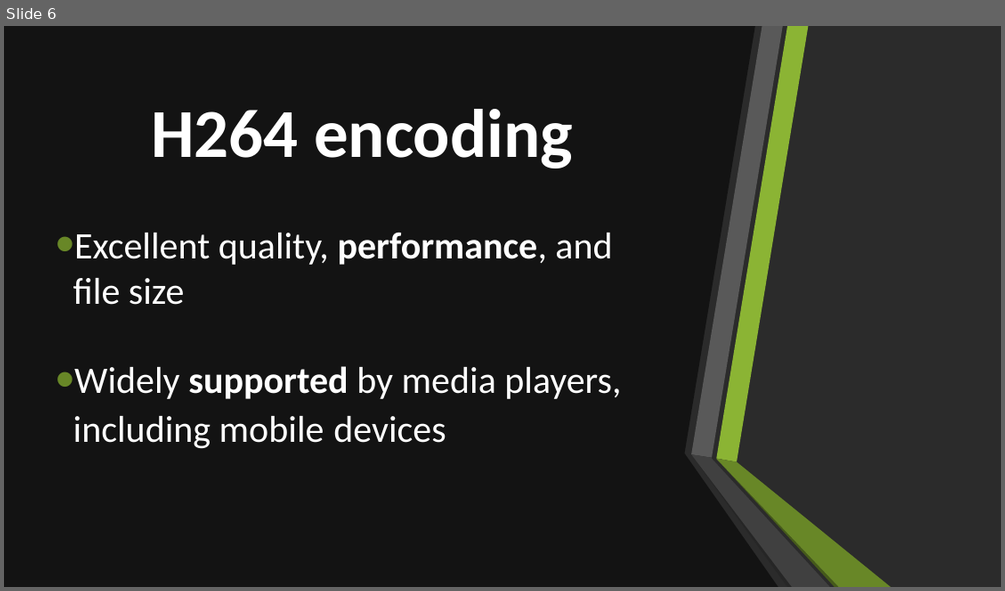
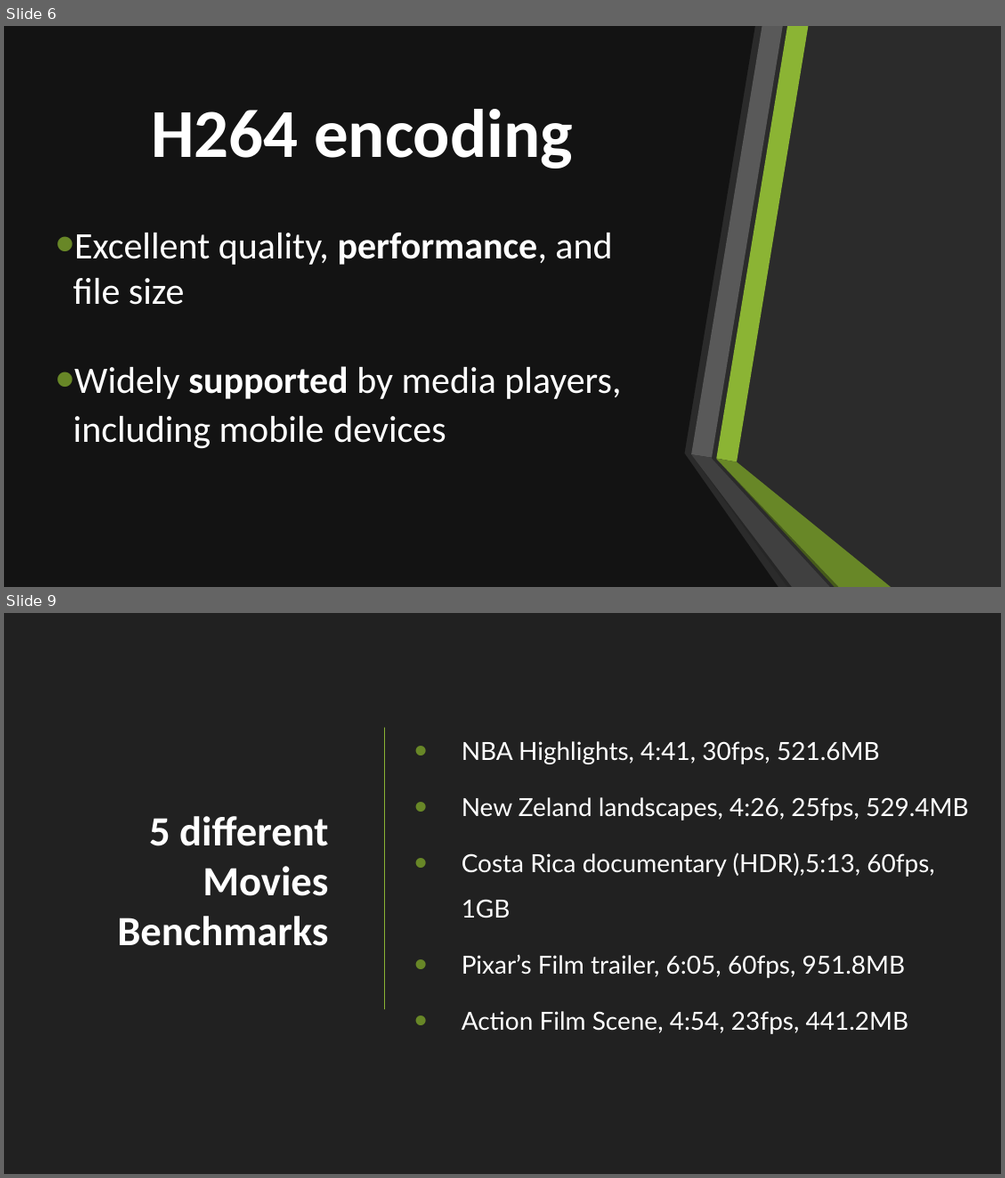
Before and after one commit to Rijndael99/encoding_bench, a slide deck: presentation.pptx. Shown one above the other, each under a label of ours: slide 6 before the commit, slides 6 and 9 after it; the slides between them are not shown. The pictures are 1005x591 and 1005x1178 pixels, drawn with LibreOffice and Linux fonts; fonts in the diff are those of the drawing; background and template pictures are left out; a plain dark background stands for a picture behind light text. Boxes give left, top, right and bottom in pixels: in the first picture for what was removed or moved away, otherwise in the second. Text is boxed around its words. In the diff, an @@ line names an element or a change of style, - is before the commit and + after.

```diff
--- a/presentation.pptx
+++ b/presentation.pptx
@@ slide 9 added at [4, 613, 1001, 1174], background picture (left out); not listed: 3 template elements that a slide beside it also shows @@
@@ rectangle added at [4, 613, 1001, 1174], fill #212121 @@
@@ freeform shape added at [16, 613, 107, 1045], fill #FFFFFF @@
@@ line added from (385, 728) to (385, 1008), #8BB434 1.5 pt @@
@@ text added at [461, 741, 969, 1034], 24 pt, text #FFFFFF @@
+  • NBA Highlights, 4:41, 30fps, 521.6MB
+  • New Zeland landscapes, 4:26, 25fps, 529.4MB
+  • Costa Rica documentary (HDR),5:13, 60fps, 1GB
+  • Pixar’s Film trailer, 6:05, 60fps, 951.8MB
+  • Action Film Scene, 4:54, 23fps, 441.2MB
@@ title added at [117, 816, 328, 946], 40 pt, text #FFFFFF, bold @@
+5 different Movies Benchmarks
@@ freeform shape added at [16, 1041, 116, 1174], fill #FFFFFF @@
@@ freeform shape added at [16, 1041, 154, 1174], fill #FFFFFF @@
```
Also in this commit, not shown: 1 slide changed, 3 other slides added, 2 other files.
